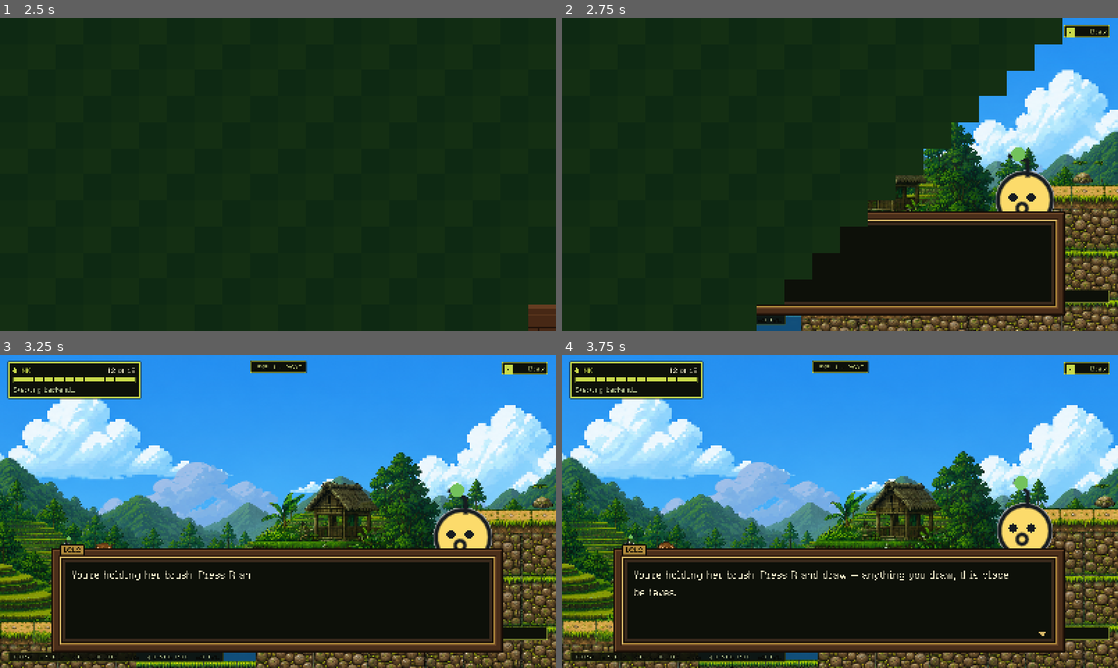
Above: before the commit, frames 1-4 (two rows, left to right).
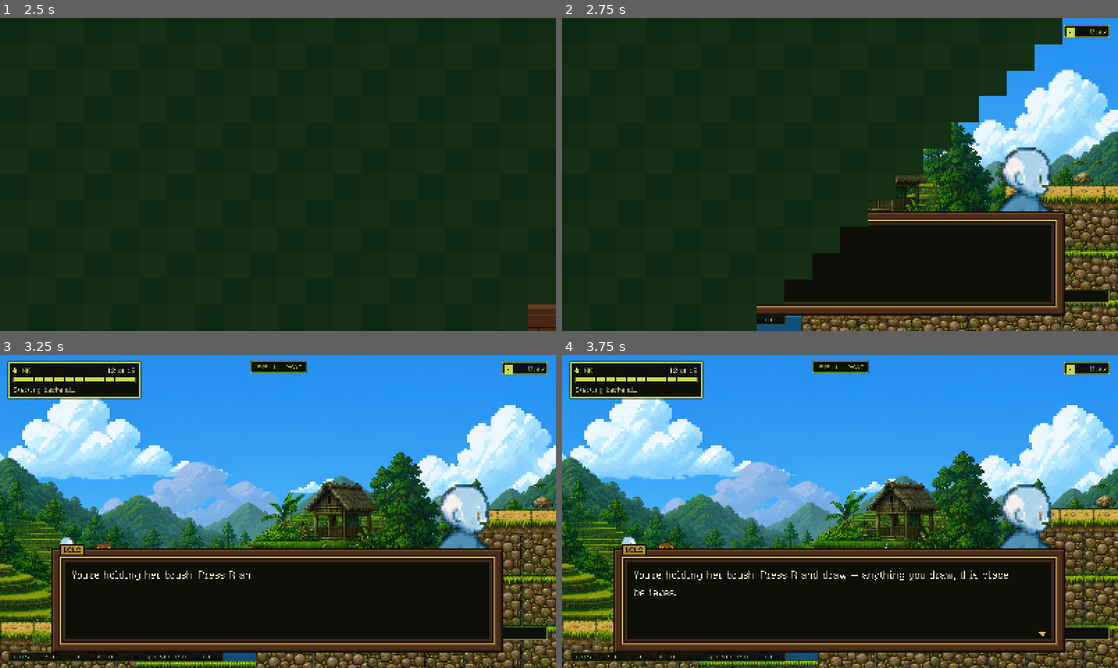
Above: after the commit, the same moments.

Repository: hyuuuan/OBRA
Game: Godot game, scene res://ui/main_menu.tscn
Two runs of this game, one before a commit and one after it. Both use one fixed random seed, a clock stepped at 60 frames per second and the inputs below.
Inputs (mouse positions are in pixels of both pictures, inside the frame that each line leads up to):
- Up to frame 1 (2.5 s): click "PLAY" at 0.5 s; tap E (interact) at 1.25, 2 s; move the mouse to (400, 158) at 1.27 s; hold D (move_right) 1.28-2 s; hold R (redraw) 1.28-2 s; click (400, 158) at 1.42 s; tap Space (jump) at 1.52, 1.82 s; drag from (166, 190) to (389, 149) at 2.02 s
- Up to frame 2 (2.75 s): no input
- Up to frame 3 (3.25 s): tap R (redraw) at 2.75 s; move the mouse to (333, 442) at 2.77 s; hold A (move_left) from 2.78 s (still down); hold R (redraw) from 2.78 s (still down)
- Up to frame 4 (3.75 s): release A (move_left) at 3.5 s; release R (redraw) at 3.5 s; drag from (812, 574) to (956, 549) at 3.52 s

Frame 1 is identical in both runs. In frame 2, 1.8% of the frame differs, in the area x 78-89%, y 41-62%; in frame 3, 1.8%; in frame 4, 1.9%, in the area x 10-89%, y 38-62%.

Commit message:
Give Lolo a body
lolo_figure.gd drew him from arcs and circles and the note on it said that replacing him
with real art meant replacing this one file. That is what this is: the same node, the
same exported facing, the same contract with lolo.gd, and the delivered frames instead of
primitives.

He came back a FLOATER, which is what the content list had asked for and what the follow
behaviour depends on. His walk and run cycles undulate a tail rather than stepping, so no
frame of them has to meet the ground and nothing about how lolo.gd chases the player had
to change. They are wired under the names that say so -- float and hurry -- because
calling a hover a walk is how somebody ends up trying to sync it to a footfall.

Which one he is in is picked from HOW FAR HE ACTUALLY MOVED last frame rather than from
the player's speed. He lerps toward a point behind their shoulder, so he is still catching
up for a moment after they have stopped, which is exactly when a companion should still
look like he is catching up. A teleport is excluded: crossing the level in one frame after
a morph is an enormous speed and would flip him to the hurry cycle for the frame he
arrives on.

He is anchored on the MIDDLE OF HIS BODY where the apo is anchored on the feet, because
nothing about him touches the floor -- his position is a point in the air worked out from
the player's shoulder. Anchored like a walker, `follow_offset` would have meant something
different than it did the day it was tuned, and he would sit a whole body too high.

And his sheet is drawn facing left where the apo's faces right. Nothing deep -- the two
pages were made months apart -- but it is invisible in code and reads on screen as a
companion moonwalking after you.

His dialogue portrait is still the old scaffolding and is dealt with next.

Diff:
--- a/game/scripts/lolo.gd
+++ b/game/scripts/lolo.gd
@@ -3,9 +3,11 @@
 ## The tutorial companion: he floats along beside whoever the player currently is and
 ## says the one thing that is worth saying where they are standing.
 ##
-## His LOOK is a placeholder (see lolo_figure.gd). What is not placeholder is this
-## interface -- follow(), say(), is_speaking() -- because TutorialDirector talks to it
-## and a designed Lolo has to answer the same three calls.
+## His LOOK lives in lolo_figure.gd, which draws the delivered ghost art. What this file
+## owns is the same three calls it always did -- follow(), say(), is_speaking() -- because
+## TutorialDirector talks to them and none of them care what he looks like. What it also
+## owns now, exactly as wanderer.gd does for the apo, is WHICH POSE he is in: the figure
+## draws a pose, it does not decide one.
 ##
 ## He deliberately does not collide with anything. A companion who can be stood on, or
 ## who can wedge the player into a wall, is a hazard rather than a guide.
@@ -23,6 +25,13 @@
 ## a companion drifting through the scenery for ten seconds looks broken.
 @export var teleport_distance: float = 900.0
 @export var bob_hz: float = 0.55
+## How fast his drift cycle runs when he is holding station, in cycles per second. Slower
+## than a walk on purpose -- it is a hover, and six frames a second on a ghost reads as
+## paddling.
+@export var drift_hz: float = 0.9
+## How fast he has to be moving before the drift becomes a hurry, in pixels per second.
+## Above this he is visibly chasing the player rather than keeping pace with them.
+@export var hurry_speed: float = 180.0
 
 @onready var _figure: Node2D = $Figure
 
@@ -34,6 +43,7 @@
 
 var _target: Node2D
 var _phase: float = 0.0
+var _stride: float = 0.0
 var _speech_time: float = 0.0
 var _facing: float = 1.0
 
@@ -83,9 +93,6 @@
 
 func _process(delta: float) -> void:
 	_phase = fmod(_phase + delta * bob_hz, 1.0)
-	_figure.set("bob", _phase)
-	_figure.set("facing", _facing)
-	_figure.queue_redraw()
 
 	# The box counts its own line down -- it is the thing that knows whether the text has
 	# even finished arriving yet. What is kept here is the mouth: he stops talking when
@@ -96,16 +103,37 @@
 			_speech_time = 0.0
 			_figure.set("talking", false)
 
-	if _target == null or not is_instance_valid(_target):
-		return
-	var desired := _desired_position()
-	if global_position.distance_to(desired) > teleport_distance:
-		global_position = desired
-	else:
-		global_position = global_position.lerp(desired, clampf(follow_speed * delta, 0.0, 1.0))
-	var to_target := _target_position().x - global_position.x
-	if absf(to_target) > 24.0:
-		_facing = signf(to_target)
+	var was := global_position
+	if _target != null and is_instance_valid(_target):
+		var desired := _desired_position()
+		if global_position.distance_to(desired) > teleport_distance:
+			global_position = desired
+		else:
+			global_position = global_position.lerp(
+				desired, clampf(follow_speed * delta, 0.0, 1.0))
+		var to_target := _target_position().x - global_position.x
+		if absf(to_target) > 24.0:
+			_facing = signf(to_target)
+
+	# Measured off how far he actually moved rather than off the player's speed, because
+	# the two are not the same thing: he lerps toward a point behind their shoulder, so he
+	# is still hurrying for a moment after they have stopped, which is exactly when a
+	# companion should still look like he is catching up.
+	#
+	# A TELEPORT IS NOT A SPRINT. Crossing the level in one frame after a morph would read
+	# as an enormous speed and flip him to the hurry cycle for the frame he arrives on.
+	var speed := 0.0 if delta <= 0.0 else was.distance_to(global_position) / delta
+	if speed > teleport_distance:
+		speed = 0.0
+	var hurrying := speed > hurry_speed
+	# Whole cycles either way. Holding station he drifts at his own rate; chasing, the
+	# cycle is driven by the ground he is covering, so the pose and the motion agree.
+	_stride = fmod(_stride + delta * (speed / 90.0 if hurrying else drift_hz), 1.0)
+	_figure.set("pose", &"hurry" if hurrying else &"float")
+	_figure.set("stride", _stride)
+	_figure.set("bob", _phase)
+	_figure.set("facing", _facing)
+	_figure.call("refresh")
 
 
 func _desired_position() -> Vector2:
--- a/game/scripts/lolo_figure.gd
+++ b/game/scripts/lolo_figure.gd
@@ -1,56 +1,121 @@
 extends Node2D
-## Lolo, drawn in code from a handful of primitives.
+## Lolo's body: the delivered ghost art, driven by what lolo.gd is doing.
 ##
-## DELIBERATELY A PLACEHOLDER, exactly like wanderer_figure.gd: no design exists yet,
-## so this is built to be thrown away whole. Replacing Lolo's look means replacing this
-## file and nothing else -- lolo.gd owns where he is and what he says, not how he looks.
+## This file used to draw him from primitives -- a nineteen-unit yellow ball with a leaf
+## and two dots -- and the note on it said that replacing him with real art meant replacing
+## this one file. That is what this is. Nothing outside it changed shape: the node is still
+## `Figure`, it is still told which way he is facing, and lolo.gd still owns where he is
+## and what he says rather than how he looks.
 ##
-## He is a floating blob rather than a walker on purpose: a companion who hovers does
-## not need a gait, cannot look wrong next to the player's own drawn animal, and keeps
-## reading as "not a creature you drew".
+## THE FRAMES COME OUT OF `tools/build_art.py`, off the same kind of presentation page the
+## apo's did and through the same cutter. Read its header for how the keying works and what
+## the panel chrome on Lolo's page cost before it did.
+##
+## HE STILL HAS NO GAIT, which is the one thing about him that the art did not change. The
+## sheet's walk and run cycles are a ghost DRIFTING -- he has a tail where the apo has legs,
+## and the cycle undulates it rather than stepping -- so nothing here has to line up with
+## ground contact, and the follow behaviour lolo.gd implements is unaffected.
 
-const INK := Color(0.09, 0.11, 0.13, 1.0)
-const HALO := Color(1.0, 1.0, 1.0, 0.8)
-const SHELL := Color(0.99, 0.86, 0.42, 1.0)
-const WIDTH := 5.0
+## Frame size and the row every pose is aligned on, both fixed by the generator.
+const CELL := Vector2(80.0, 104.0)
+const GROUND_ROW := 103.0
 
-const BODY_RADIUS := 19.0
-const EYE_OFFSET := 6.5
-const EYE_RADIUS := 3.1
+## How far above that row his origin sits.
+##
+## THE APO IS ANCHORED ON THE FEET because a controller stands them on the ground. Lolo is
+## anchored on the MIDDLE OF HIS BODY, because nothing about him touches the floor: his
+## position is a point in the air that lolo.gd works out from the player's shoulder, and
+## the drawing hangs around it. Anchored on the tail tip like a walker, `follow_offset`
+## would have meant something different than it did the day it was tuned, and he would sit
+## a whole body too high.
+const HOVER := 43.0
 
-## Advanced by lolo.gd; drives the bob and the leaf sway so the two stay in step.
+## THE SHEET IS DRAWN FACING LEFT, where the apo's is drawn facing right. Nothing deep --
+## the two pages were made months apart -- but it is the sort of thing that is invisible in
+## code and reads on screen as a companion moonwalking after you.
+const SHEET_FACING := -1.0
+
+const IDLE := preload("res://assets/characters/lolo/lolo_idle.png")
+const WALK := preload("res://assets/characters/lolo/lolo_walk.png")
+const RUN := preload("res://assets/characters/lolo/lolo_run.png")
+const WAVE := preload("res://assets/characters/lolo/lolo_wave.png")
+const CHEER := preload("res://assets/characters/lolo/lolo_cheer.png")
+const TURNAROUND := preload("res://assets/characters/lolo/lolo_turnaround.png")
+
+## What each pose draws. `cycle` means the drift phase picks the frame; anything else holds
+## the one frame named by `frame`.
+##
+## `float` and `hurry` are the sheet's walk and run under the names that describe what they
+## actually show, because a companion who never touches the ground has no walk and calling
+## it one is how someone ends up trying to sync it to a footfall.
+const POSES := {
+	&"float": {"texture": WALK, "count": 6, "cycle": true, "frame": 0},
+	&"hurry": {"texture": RUN, "count": 6, "cycle": true, "frame": 0},
+	&"still": {"texture": IDLE, "count": 1, "cycle": false, "frame": 0},
+	&"wave": {"texture": WAVE, "count": 1, "cycle": false, "frame": 0},
+	&"cheer": {"texture": CHEER, "count": 1, "cycle": false, "frame": 0},
+	# Head-on, out of the turnaround. What a companion does when he stops trailing you and
+	# turns to say something to your face.
+	&"face": {"texture": TURNAROUND, "count": 5, "cycle": false, "frame": 0},
+}
+
+## Which pose to draw. Set by Lolo; an unknown name falls back to the drift rather than
+## leaving him frozen mid-gesture forever.
+@export var pose: StringName = &"float"
+## Phase of the drift, in whole cycles.
+@export var stride: float = 0.0
+## -1 or 1. Lolo turns to face the way he is going, like the player does.
+@export var facing: float = 1.0:
+	set(value):
+		facing = value
+		if _sprite != null:
+			_sprite.scale.x = SHEET_FACING * signf(value) if value != 0.0 else SHEET_FACING
+## Advanced by lolo.gd. The drift cycle carries most of his motion now, but a hover that is
+## only ever the six frames repeating reads as a loop; a slow rise and fall under it is what
+## stops the eye finding the seam.
 @export var bob: float = 0.0
-## -1 or 1. Lolo turns to face the way he is going, like the player does.
-@export var facing: float = 1.0
-## Set while he is talking, so the idle bob lifts a little and reads as animated.
+## Set while he is talking. Kept because lolo.gd sets it and because a companion who is
+## saying something should not look identical to one who is not -- he lifts and breathes
+## wider while a line of his is up.
 @export var talking: bool = false
 
+var _sprite: Sprite2D
 
-func _draw() -> void:
-	var lift := sin(TAU * bob) * 3.0
-	var squash := 1.0 + sin(TAU * bob) * 0.04
-	var centre := Vector2(0.0, lift)
 
-	# A soft shadow on the ground so he reads as floating rather than pasted on.
-	draw_circle(Vector2(0.0, BODY_RADIUS + 16.0), BODY_RADIUS * 0.62, Color(0.0, 0.0, 0.0, 0.16))
+func _ready() -> void:
+	_sprite = Sprite2D.new()
+	_sprite.name = "Body"
+	# Nearest, like every other texture in the level. The art is pixel art and a linear
+	# filter turns the outlines into smears at exactly the size the player looks at them.
+	_sprite.texture_filter = CanvasItem.TEXTURE_FILTER_NEAREST
+	# Anchored on his middle rather than on the bottom of the cell -- see HOVER -- and
+	# offset left by half a cell, which also means a mirrored scale.x turns him about his
+	# own axis instead of swinging him sideways.
+	_sprite.centered = false
+	_sprite.offset = Vector2(-CELL.x * 0.5, -(GROUND_ROW - HOVER))
+	_sprite.scale.x = SHEET_FACING * (signf(facing) if facing != 0.0 else 1.0)
+	add_child(_sprite)
+	refresh()
 
-	draw_circle(centre, BODY_RADIUS * squash + 2.0, HALO)
-	draw_circle(centre, BODY_RADIUS * squash, SHELL)
-	draw_arc(centre, BODY_RADIUS * squash, 0.0, TAU, 24, INK, WIDTH * 0.6, true)
 
-	# A leaf, so the silhouette is not a plain ball at a glance.
-	var stem_top := centre + Vector2(-2.0 * facing, -BODY_RADIUS - 9.0)
-	draw_line(centre + Vector2(-2.0 * facing, -BODY_RADIUS + 2.0), stem_top, INK, WIDTH * 0.6, true)
-	var sway := sin(TAU * bob + 0.6) * 0.22
-	var leaf_tip := stem_top + Vector2(sin(sway + 0.9) * 15.0 * facing, -cos(sway + 0.9) * 9.0)
-	draw_line(stem_top, leaf_tip, INK, WIDTH * 0.5, true)
-	draw_circle((stem_top + leaf_tip) * 0.5 + Vector2(0.0, -3.0), 5.0, Color(0.45, 0.76, 0.36))
-
-	var eyes := centre + Vector2(2.0 * facing, -2.0)
-	for side in [-1.0, 1.0]:
-		draw_circle(eyes + Vector2(side * EYE_OFFSET, 0.0), EYE_RADIUS, INK)
-	# The mouth is the whole of his expression: a small o while talking, a line at rest.
-	if talking:
-		draw_arc(eyes + Vector2(0.0, 8.0), 3.6, 0.0, TAU, 12, INK, WIDTH * 0.5, true)
-	else:
-		draw_line(eyes + Vector2(-4.0, 8.0), eyes + Vector2(4.0, 8.0), INK, WIDTH * 0.5, true)
+## Draw whatever `pose`, `stride` and `bob` currently say. Called from lolo.gd's `_process`
+## rather than run off one here, so the figure cannot drift on while the tree is paused
+## behind an overlay.
+func refresh() -> void:
+	if _sprite == null:
+		return
+	var entry: Dictionary = POSES.get(pose, POSES[&"float"])
+	var texture: Texture2D = entry["texture"]
+	var count: int = int(entry["count"])
+	if _sprite.texture != texture:
+		_sprite.texture = texture
+		_sprite.hframes = count
+	var frame := int(entry["frame"])
+	if bool(entry["cycle"]):
+		# posmod, not %, because the phase is a float that can go negative on a rewind and
+		# a negative frame index leaves the sprite showing nothing at all.
+		frame = posmod(int(floor(stride * float(count))), count)
+	_sprite.frame = frame
+	# Whole pixels. He is drawn at 1:1 against a pixel-art level, and a sprite sitting on a
+	# half pixel is the one thing on screen that shimmers as it moves.
+	_sprite.position.y = roundf(sin(TAU * bob) * (5.0 if talking else 3.0))
Not shown, changed: ART_PLACEHOLDERS.md
Not shown, changed: CONTENT_NEEDED.md
